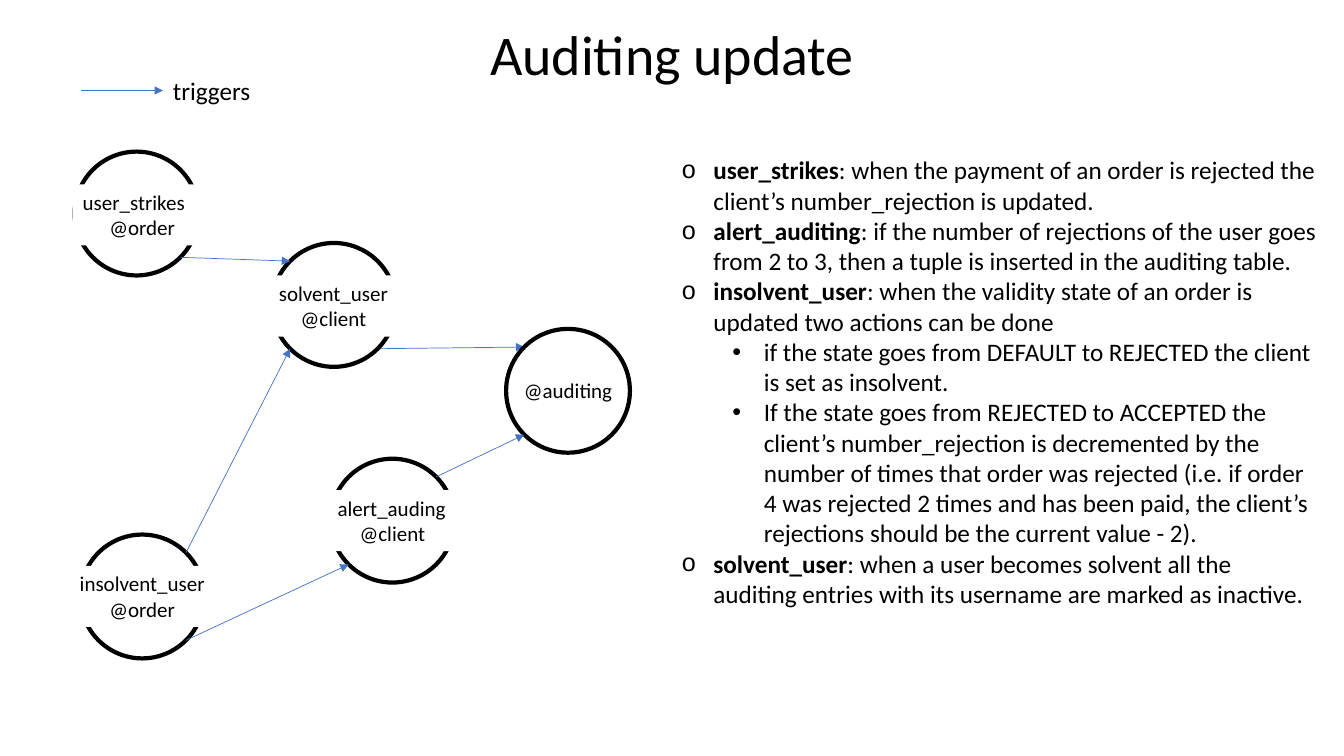
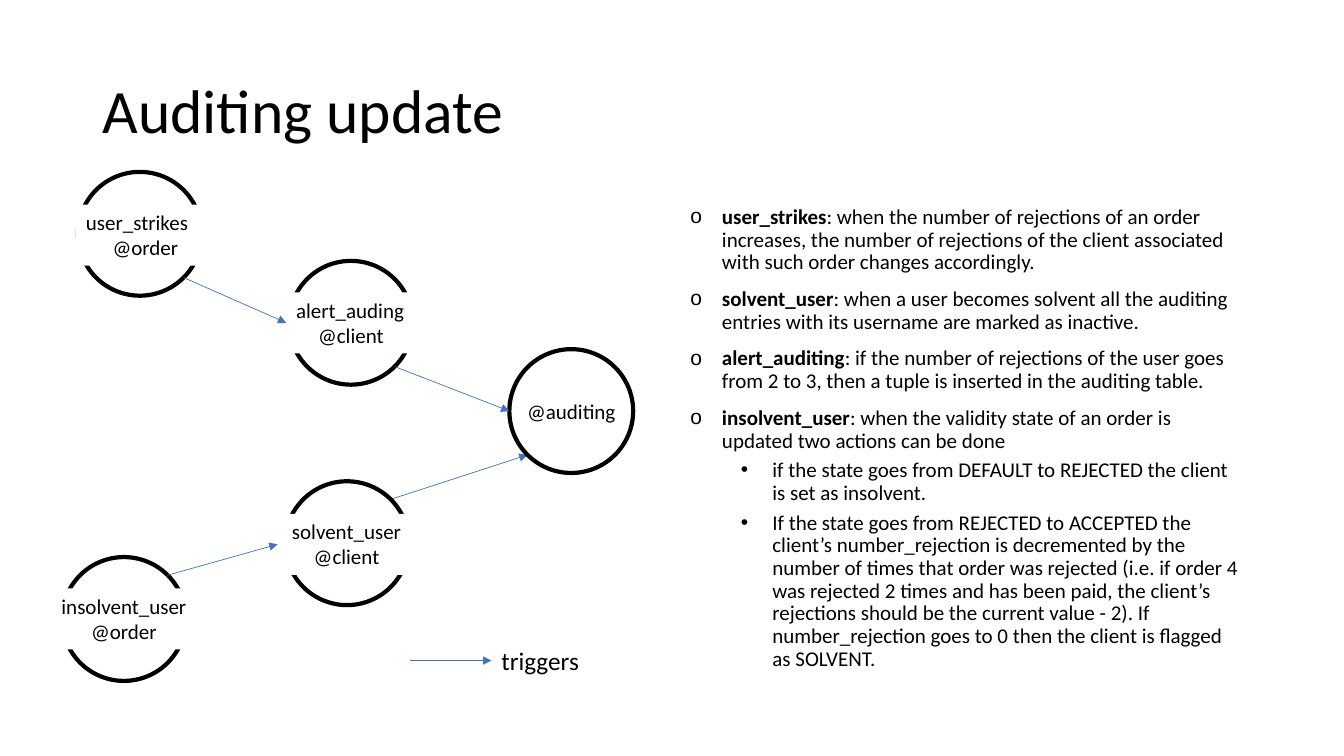
Before and after one commit to mark-2389/TelcoService_SC42, a slide deck: slide 7 of diagrams/TelcoService.pptx (slide 8 before the commit). Drawn at 1344x756 pixels with LibreOffice and Linux fonts; fonts in the diff are those of the drawing. Boxes give left, top, right and bottom in pixels: in the first picture for what was removed or moved away, otherwise in the second. Text is boxed around its words. In the diff, an @@ line names an element or a change of style, - is before the commit and + after.

```diff
--- a/diagrams/TelcoService.pptx
+++ b/diagrams/TelcoService.pptx
@@ title "Auditing update": place and size @@
-title "Auditing update" at (490, 36, 853, 85)
+title "Auditing update" at (102, 90, 503, 144)
@@ title "Auditing update" at (102, 90, 503, 144): size 40 to 44 pt; alignment centre to left; line spacing 1 to 0.9; vertical alignment top to middle @@
@@ 2 texts, 2 ellipses: place and size @@
-2 texts, 2 ellipses at (75, 151, 630, 453)
+2 texts, 2 ellipses at (78, 172, 633, 473)
@@ text "user_strikes: when the number of ...": place and size @@
-text "user_strikes: when the number of ..." at (713, 161, 1315, 608)
+text "user_strikes: when the number of ..." at (722, 209, 1238, 666)
@@ text at (722, 209, 1227, 329): text changed; size 18 to 15 pt @@
-o user_strikes: when the payment of an order is rejected the client’s number_rejection is updated.
+o user_strikes: when the number of rejections of an order increases, the number of rejections of the client associated with such order changes accordingly.
+o solvent_user: when a user becomes solvent all the auditing entries with its username are marked as inactive.
@@ ellipse: place and size @@
-ellipse at (331, 459, 455, 583)
+ellipse at (289, 261, 413, 385)
@@ arrow moved from (180, 257) - (290, 261) to (184, 277) - (286, 323) @@
@@ text "alert_auding": place and size @@
-text "alert_auding" at (338, 501, 446, 544)
+text "alert_auding" at (296, 303, 404, 346)
@@ text at (722, 350, 1228, 500): size 18 to 15 pt in "alert_auditing: if the number of rejections of ...", "insolvent_user: when the validity state of an ...", "if the state goes from DEFAULT to ..."; line spacing 1 to 0.9; more space between paragraphs @@
@@ arrow moved from (437, 477) - (524, 435) to (395, 367) - (509, 411) @@
@@ arrow moved from (378, 349) - (524, 347) to (391, 499) - (527, 455) @@
@@ ellipse: place and size @@
-ellipse at (272, 243, 396, 367)
+ellipse at (285, 481, 409, 605)
@@ text "solvent_user": place and size @@
-text "solvent_user" at (279, 286, 388, 329)
+text "solvent_user" at (292, 524, 401, 567)
@@ text at (772, 515, 1238, 666): text changed; size 18 to 15 pt @@
-  • If the state goes from REJECTED to ACCEPTED the client’s number_rejection is decremented by the number of times that order was rejected (i.e. if order 4 was rejected 2 times and has been paid, the client’s rejections should be the current value - 2).
-o solvent_user: when a user becomes solvent all the auditing entries with its username are marked as inactive.
+  • If the state goes from REJECTED to ACCEPTED the client’s number_rejection is decremented by the number of times that order was rejected (i.e. if order 4 was rejected 2 times and has been paid, the client’s rejections should be the current value - 2). If number_rejection goes to 0 then the client is flagged as SOLVENT.
@@ ellipse: place and size @@
-ellipse at (81, 534, 205, 658)
+ellipse at (62, 558, 186, 682)
@@ arrow moved from (187, 553) - (290, 349) to (167, 576) - (277, 544) @@
@@ arrow removed from (187, 640) to (349, 565) @@
@@ text "insolvent_user": place and size @@
-text "insolvent_user" at (80, 576, 205, 620)
+text "insolvent_user" at (61, 599, 186, 642)
@@ text "triggers": place and size @@
-text "triggers" at (173, 82, 250, 105)
+text "triggers" at (501, 652, 578, 675)
@@ arrow moved from (82, 91) - (163, 91) to (410, 660) - (492, 660) @@
```
Also in this commit, not shown: 20 other slides changed, 43 slides added, 13 slides removed, 4 other files.
